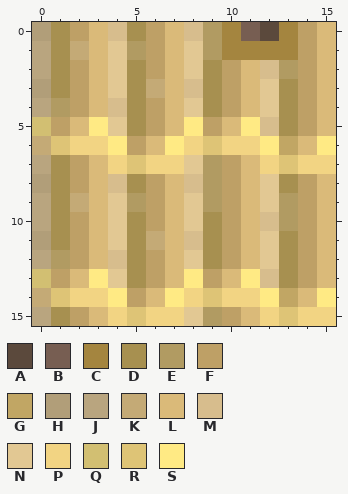
Pixel-art sprite, stored at textures/mcl_bamboo_door_bottom.png. This is how it looked before the edit.
The file is 16x16 pixels. Colours within 5 levels of each other are drawn and written as one.
Palette (. is transparent): A #5b493c  B #775e52  C #a4853f  D #a79050  E #b19b62  F #bea066  G #c1a664  H #b19e79  J #b9a57f  K #c4aa76  L #daba79  M #d7bd8d  N #e2c893  P #f2d483  Q #d2bf72  R #dec476  S #ffea84
Pixels before, first column x 0:
 0 HDFLMDFLMECBACFL
 1 JDKLNEFLNECCCCFL
 2 JDFLNDFLNDFLMEFL
 3 HDFLNDKLMDFLNDFL
 4 JEFLMDFLNDFLNDFL
 5 QFLSNDFLSFLSMDFL
 6 KRPPSFLSPRPPSGLS
 7 JDFLPRPPNEFLPRPP
 8 HDFLMDFLMEFLNDFL
 9 JDKLNEFLNEFLNEFL
10 JDFLNDFLNDFLMEFL
11 HDFLNDKLMDFLNDFL
12 JEFLMDFLNDFLNDFL
13 QFLSNDFLSFLSMDFL
14 KRPPSFLSPRPPSGLS
15 JDFLPRPPNEFLPRPP
After:
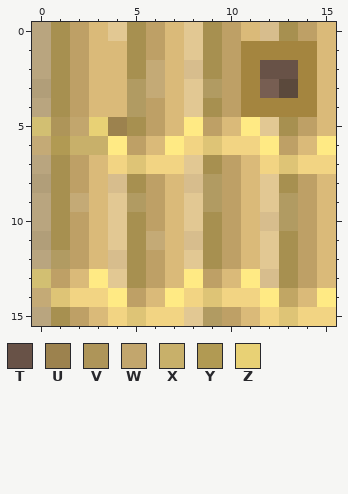
Colours new in this view: T #685247  U #9c824e  V #ae9559  W #c2a66d  X #c8b06a  Y #b19a53  Z #e8d175
Diff:
Colour D becomes colour A in row 3 at x 13.
Colour N becomes colour B in row 3 at x 12.
Colour D becomes colour C in row 4 at x 13.
Colour F becomes colour C in rows 1 to 4 at x 14.
Colour L becomes colour C in rows 2 to 4 at x 11.
Colour N becomes colour C in row 4 at x 12.
Colour C becomes colour D in row 0 at x 13.
Colour E becomes colour D in row 0 at x 9; in row 1 at x 5 and 9; in row 4 at x 1; in row 7 at x 9.
Colour D becomes colour E in row 3 at x 5 and 9; in row 4 at x 5.
Colour C becomes colour F in rows 0 to 1 at x 10.
Colour G becomes colour F in row 6 at x 13.
Colour K becomes colour F in row 1 at x 2.
Colour H becomes colour J in row 0 at x 0.
Colour F becomes colour K in row 2 at x 6.
Colour B becomes colour L in row 0 at x 11.
Colour M becomes colour L in row 4 at x 4.
Colour N becomes colour L in rows 1 to 3 at x 4.
Colour A becomes colour M in row 0 at x 12.
Colour N becomes colour M in row 2 at x 8.
Colour M becomes colour N in row 0 at x 4 and 8; in row 3 at x 8; in row 5 at x 12.
Colour E becomes colour T in row 2 at x 13.
Colour M becomes colour T in row 2 at x 12.
Colour N becomes colour U in row 5 at x 4.
Colour F becomes colour V in row 5 at x 1.
Colour L becomes colour W in row 5 at x 2.
Colour P becomes colour X in row 6 at x 2 to 3.
Colour R becomes colour Y in row 6 at x 1.
Colour S becomes colour Z in row 5 at x 3.
